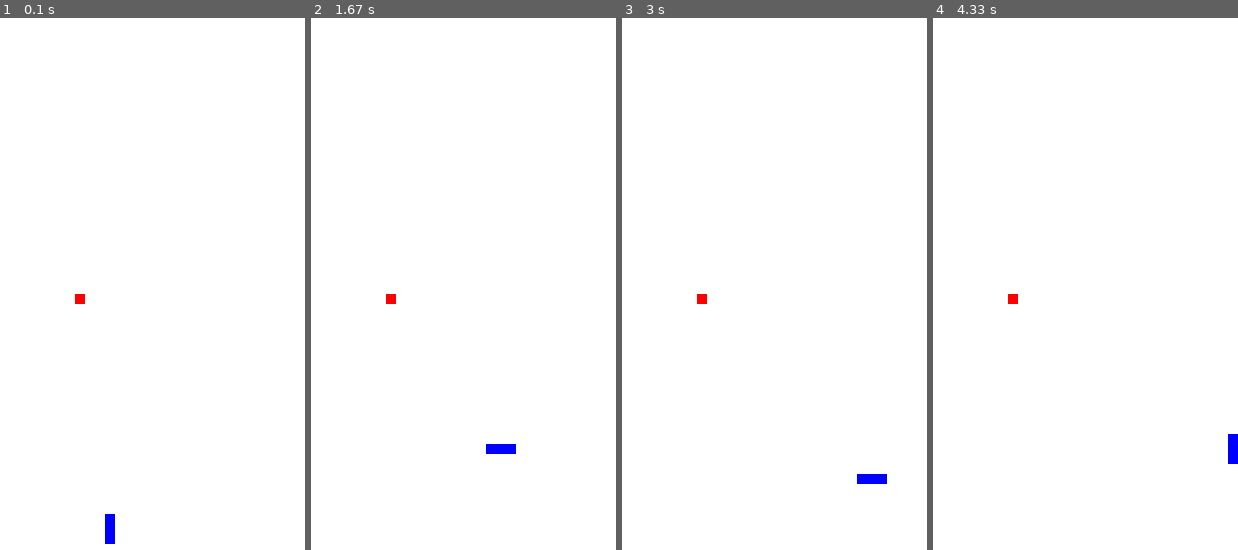
Above: before the commit, frames 1-4 (left to right).
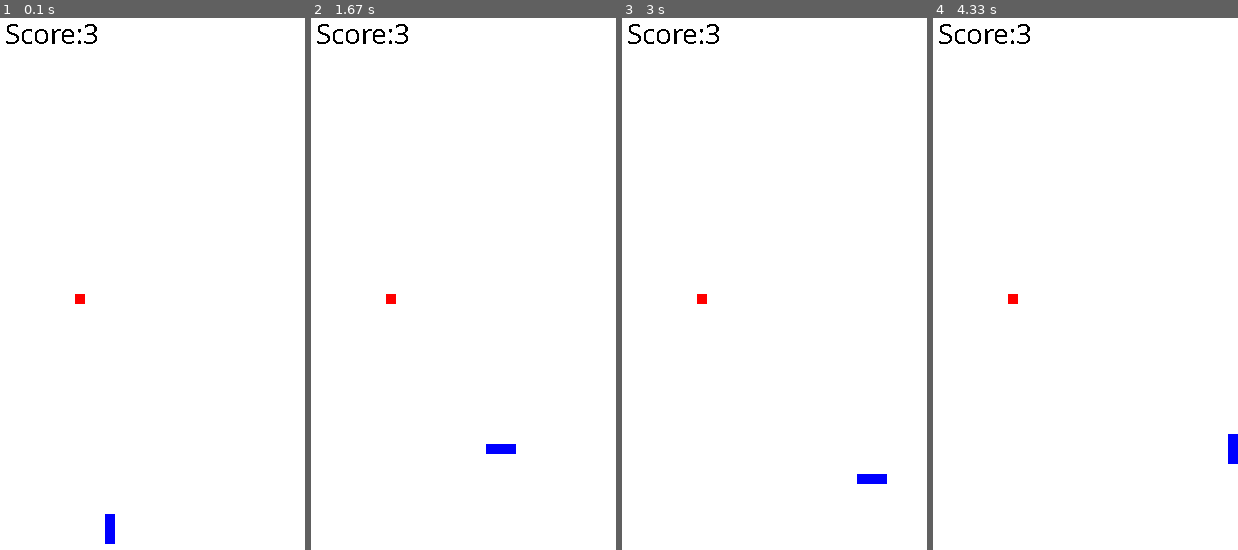
Above: after the commit, the same moments.

Repository: bermmie1000/pygame
Game: pygame game, started from snake/snake.py
Same seed, same stepped clock (60 frames per second), same inputs: the game is played once before the commit and once after it.
Inputs:
- Up to frame 1 (0.1 s): no input
- Up to frame 2 (1.67 s): hold Right 0.33-0.8 s; hold Up 0.83-1.13 s; hold Right 1.17-1.63 s
- Up to frame 3 (3 s): hold Down 2.23-2.53 s; hold Left 2.57-2.97 s
- Up to frame 4 (4.33 s): hold Up 3-3.37 s; hold Right 3.4-4.03 s; hold Down from 4.07 s (still down)

The runs differ from the first frame. In frame 1, 0.3% of the frame differs, in the area x 1-32%, y 1-5%; in frame 2, 0.3%; in frame 3, 0.3%; in frame 4, 0.3%.

Commit message:
스코어 표현 완료

Diff:
--- a/snake/snake.py
+++ b/snake/snake.py
@@ -4,6 +4,7 @@
 import random
 
 pygame.init()
+pygame.font.init()
 
 # ===========================================
 # CONSTANTS
@@ -121,6 +122,7 @@
     PLAYING = True
 
     screen = pygame.display.set_mode(board.size)
+    font = pygame.font.SysFont("Comic Sans MS", 30)
 
     isApple = False
     while PLAYING:
@@ -138,11 +140,12 @@
 
         # Board
         screen.fill(board.color)
-
+        text = len(snake.positions)
+        banner = font.render(f"Score:{text}", False, (0, 0, 0))
+        screen.blit(banner, (100, 0))
         snake.draw(screen)
         snake.crawl()
 
-        print(len(apple_box))
         if len(apple_box) == 0:
             apple = Apple()
             position = apple.position
